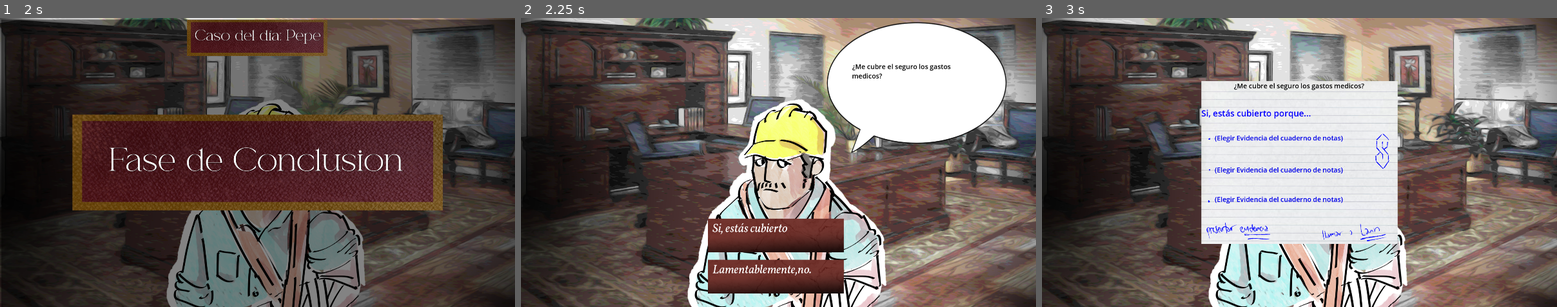
Above: before the commit, frames 1-3 (left to right).
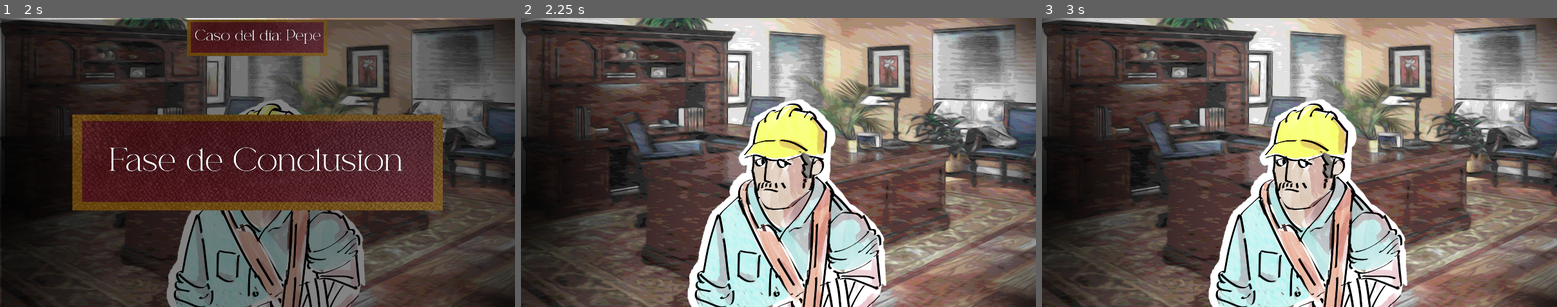
Above: after the commit, the same moments.

Repository: lena-agrimensora/maria-tapias
Game: Godot game, scene res://scenes/conclusion_phase.tscn
The game is run twice, just before and just after one commit, with the same random seed, the same clock (stepped at 60 frames per second) and the same inputs. This scene is started directly instead of the project's main scene.
Inputs (mouse positions are in pixels of both pictures, inside the frame that each line leads up to):
- Up to frame 1 (2 s): tap Enter at 0.5 s; move the mouse to (370, 148) at 0.52 s; tap Space at 1.25 s; move the mouse to (154, 176) at 1.27 s
- Up to frame 2 (2.25 s): tap Enter at 2 s; move the mouse to (830, 98) at 2.02 s
- Up to frame 3 (3 s): click (1232, 220) at 2.75 s, where only the run before the commit has a clickable "Si, estás cubierto"

Frame 1 is identical in both runs. In frame 2, 18% of the frame differs, in the area x 36-95%, y 1-96%; in frame 3, 19%, in the area x 30-70%, y 21-79%.
Error after the commit: Attempt to call function 'enable_buttons' in base 'null instance' on a null instance. (res://scripts/conclusions_manager.gd:23)

Commit message:
Evidence picker updates
-Picker de evidencias
-Evidencias se quitan del cuaderno de notas
-Evidencias se pueden remover de la hoja de conclusiones

Diff:
--- /dev/null
+++ b/scenes/evidence_label.tscn
@@ -0,0 +1,33 @@
+[gd_scene load_steps=2 format=3 uid="uid://bm7vyn6uoeykt"]
+
+[ext_resource type="Script" uid="uid://d3ljn1almft37" path="res://scenes/remove_evidence.gd" id="1_2xlr5"]
+
+[node name="Evidence_Label" type="Label"]
+anchors_preset = -1
+anchor_left = 0.19000001
+anchor_top = 0.485
+anchor_right = 0.91700006
+anchor_bottom = 0.545
+offset_left = -364.80002
+offset_top = -523.8
+offset_right = -364.72473
+offset_bottom = -523.9832
+theme_override_colors/font_color = Color(0, 0, 0.91764706, 1)
+theme_override_font_sizes/font_size = 25
+text = "(Elegir Evidencia del cuaderno de notas)"
+
+[node name="Remove_Ev1" type="Button" parent="."]
+layout_mode = 1
+anchors_preset = -1
+anchor_left = 0.93600005
+anchor_top = -0.105000004
+anchor_right = 1.0
+anchor_bottom = 0.67300004
+offset_left = -0.23779297
+offset_top = -0.026207924
+offset_right = 1.6490479
+offset_bottom = 0.012756348
+text = "X"
+script = ExtResource("1_2xlr5")
+
+[connection signal="pressed" from="Remove_Ev1" to="Remove_Ev1" method="_on_pressed"]
--- a/scenes/evidence_picker.gd
+++ /dev/null
@@ -1,14 +0,0 @@
-class_name EvidencePicker
-extends Control
-
-@onready var q_label = $CanvasLayer/TextureRect/Q_Label
-@onready var a_label = $CanvasLayer/TextureRect/A_Label
-@onready var ev_label1 = $CanvasLayer/TextureRect/Evidence_Label
-@onready var ev_label2 = $CanvasLayer/TextureRect/Evidence_Label2
-@onready var ev_label3 = $CanvasLayer/TextureRect/Evidence_Label3
-
-
-func setup (q_text: String, a_text: String) -> void:
-	q_label.text = q_text
-	a_label.text = a_text + " porque... "
-	pass
--- a/scenes/evidence_picker.tscn
+++ b/scenes/evidence_picker.tscn
@@ -1,15 +1,21 @@
-[gd_scene load_steps=3 format=3 uid="uid://d4ld1i5wvhmw7"]
+[gd_scene load_steps=4 format=3 uid="uid://d4ld1i5wvhmw7"]
 
-[ext_resource type="Texture2D" uid="uid://b5rx6fewh3ys4" path="res://assets/evidence picker.png" id="1_2o64w"]
-[ext_resource type="Script" uid="uid://cp7f8u0w4qojv" path="res://scenes/evidence_picker.gd" id="1_unyu2"]
+[ext_resource type="Script" uid="uid://cp7f8u0w4qojv" path="res://scripts/evidence_picker.gd" id="1_unyu2"]
+[ext_resource type="Texture2D" uid="uid://dwrwjqbpxtl37" path="res://assets/note_book_conclusion_page_texture.png" id="2_unyu2"]
+[ext_resource type="Script" uid="uid://dn5pjoyxkd8hi" path="res://scripts/confirm_button.gd" id="3_hb7qg"]
 
 [node name="EvidencePicker" type="Control"]
 layout_mode = 3
 anchors_preset = 15
 anchor_right = 1.0
 anchor_bottom = 1.0
+offset_left = 194.0
+offset_top = 11.0
+offset_right = 194.0
+offset_bottom = 11.0
 grow_horizontal = 2
 grow_vertical = 2
+scale = Vector2(1, 1.0152768)
 script = ExtResource("1_unyu2")
 
 [node name="CanvasLayer" type="CanvasLayer" parent="."]
@@ -20,26 +26,44 @@
 anchor_top = 0.5
 anchor_right = 0.5
 anchor_bottom = 0.5
-offset_left = -366.0
-offset_top = -305.0
-offset_right = 366.0
-offset_bottom = 305.0
+offset_left = -357.0
+offset_top = -470.0
+offset_right = 843.0
+offset_bottom = 1191.0
 grow_horizontal = 2
 grow_vertical = 2
-texture = ExtResource("1_2o64w")
+scale = Vector2(0.606321, 0.5729983)
+texture = ExtResource("2_unyu2")
+
+[node name="Client_Label" type="Label" parent="CanvasLayer/TextureRect"]
+layout_mode = 1
+anchors_preset = -1
+anchor_left = 0.42200002
+anchor_top = 0.059000004
+anchor_right = 0.669
+anchor_bottom = 0.113000005
+offset_left = -0.0675354
+offset_top = -0.2674713
+offset_right = 0.4050293
+offset_bottom = 0.7892456
+theme_override_colors/font_color = Color(0, 0, 0, 1)
+theme_override_font_sizes/font_size = 45
+text = "Rogelio"
 
 [node name="Q_Label" type="Label" parent="CanvasLayer/TextureRect"]
 layout_mode = 1
 anchors_preset = -1
-anchor_right = 0.9990001
-anchor_bottom = 0.09200001
-offset_top = 1.0
-offset_right = -0.2680664
-offset_bottom = -0.12000275
+anchor_left = 0.42700002
+anchor_top = 0.19500001
+anchor_right = 0.97700006
+anchor_bottom = 0.23500001
+offset_left = 0.5296631
+offset_top = 0.71328735
+offset_right = 0.24621582
+offset_bottom = 0.5911255
 theme_override_colors/font_color = Color(0, 0, 0, 1)
 theme_override_font_sizes/font_size = 25
 text = "¿Me cubre la obra social los gastos medicos??fffffffff"
-horizontal_alignment = 1
 autowrap_mode = 3
 
 [node name="A_Label" type="Label" parent="CanvasLayer/TextureRect"]
@@ -48,56 +72,63 @@
 anchor_top = 0.16100001
 anchor_right = 0.9990001
 anchor_bottom = 0.38000003
-offset_top = -0.21000671
-offset_right = -0.2680664
-offset_bottom = 0.19998169
+offset_left = 615.1857
+offset_top = 156.664
+offset_right = -54.191772
+offset_bottom = -81.440186
 theme_override_colors/font_color = Color(0.022586571, 0, 1.3294628, 1)
 theme_override_font_sizes/font_size = 32
 text = "Si, definitivamente te cubre el seguro porque..."
 autowrap_mode = 3
 clip_text = true
 
-[node name="Evidence_Label" type="Label" parent="CanvasLayer/TextureRect"]
+[node name="Evidence1_Placeholder" type="Label" parent="CanvasLayer/TextureRect"]
+layout_mode = 0
+offset_left = 234.1994
+offset_top = 808.03033
+offset_right = 1012.1994
+offset_bottom = 863.03033
+theme_override_colors/font_color = Color(0.15686275, 0.22352941, 0.92941177, 1)
+theme_override_font_sizes/font_size = 40
+text = "(Elegir evidencia del Cuaderno de Notas)"
+
+[node name="Evidence2_Placeholder" type="Label" parent="CanvasLayer/TextureRect"]
+layout_mode = 0
+offset_left = 240.79657
+offset_top = 982.5509
+offset_right = 1018.7966
+offset_bottom = 1037.5509
+theme_override_colors/font_color = Color(0.15686275, 0.22352941, 0.92941177, 1)
+theme_override_font_sizes/font_size = 40
+text = "(Elegir evidencia del Cuaderno de Notas)"
+
+[node name="Evidence3_Placeholder" type="Label" parent="CanvasLayer/TextureRect"]
+layout_mode = 0
+offset_left = 240.79657
+offset_top = 1165.7975
+offset_right = 1018.7966
+offset_bottom = 1220.7975
+theme_override_colors/font_color = Color(0.15686275, 0.22352941, 0.92941177, 1)
+theme_override_font_sizes/font_size = 40
+text = "(Elegir evidencia del Cuaderno de Notas)"
+
+[node name="Confirm_Button" type="Button" parent="CanvasLayer/TextureRect"]
+visible = false
 layout_mode = 1
 anchors_preset = -1
-anchor_left = 0.068
-anchor_top = 0.321
-anchor_right = 0.84300005
-anchor_bottom = 0.45200002
-offset_left = 0.22399902
-offset_top = 0.18998718
-offset_right = -0.076049805
-offset_bottom = 0.27999878
-theme_override_colors/font_color = Color(0, 0, 0.91764706, 1)
-theme_override_font_sizes/font_size = 25
-text = "(Elegir Evidencia del cuaderno de notas)"
+anchor_left = 0.30900002
+anchor_top = 0.80600005
+anchor_right = 0.75200003
+anchor_bottom = 0.88500005
+offset_left = 0.29058838
+offset_top = -0.1932373
+offset_right = -0.23754883
+offset_bottom = -0.5218506
+theme_override_colors/font_color = Color(1, 1, 1, 1)
+theme_override_colors/font_focus_color = Color(0.7335801, 0.3942049, 0.6220363, 1)
+theme_override_font_sizes/font_size = 33
+disabled = true
+text = "Confirmar"
+script = ExtResource("3_hb7qg")
 
-[node name="Evidence_Label2" type="Label" parent="CanvasLayer/TextureRect"]
-layout_mode = 1
-anchors_preset = -1
-anchor_left = 0.068
-anchor_top = 0.321
-anchor_right = 0.84300005
-anchor_bottom = 0.45200002
-offset_left = 0.22399902
-offset_top = 119.18999
-offset_right = -0.076049805
-offset_bottom = 119.28
-theme_override_colors/font_color = Color(0, 0, 0.91764706, 1)
-theme_override_font_sizes/font_size = 25
-text = "(Elegir Evidencia del cuaderno de notas)"
-
-[node name="Evidence_Label3" type="Label" parent="CanvasLayer/TextureRect"]
-layout_mode = 1
-anchors_preset = -1
-anchor_left = 0.068
-anchor_top = 0.321
-anchor_right = 0.84300005
-anchor_bottom = 0.45200002
-offset_left = 0.22399902
-offset_top = 229.18999
-offset_right = -0.076049805
-offset_bottom = 229.28
-theme_override_colors/font_color = Color(0, 0, 0.91764706, 1)
-theme_override_font_sizes/font_size = 25
-text = "(Elegir Evidencia del cuaderno de notas)"
+[connection signal="pressed" from="CanvasLayer/TextureRect/Confirm_Button" to="CanvasLayer/TextureRect/Confirm_Button" method="_on_pressed"]
--- a/scenes/note_item.tscn
+++ b/scenes/note_item.tscn
@@ -11,6 +11,7 @@
 offset_bottom = 8.536001
 grow_horizontal = 2
 grow_vertical = 2
+disabled = true
 script = ExtResource("1_okocb")
 
 [connection signal="pressed" from="." to="." method="_on_pressed"]
--- /dev/null
+++ b/scenes/remove_evidence.gd
@@ -0,0 +1,10 @@
+class_name RemoveEvidenceButton
+extends Button
+
+@onready var ev_label : Node = get_parent()
+
+
+func _on_pressed() -> void:
+	print("Tengo un interesantisimo ev label: ", ev_label)
+	ev_label.hide()
+	pass
--- a/scripts/conclusions_manager.gd
+++ b/scripts/conclusions_manager.gd
@@ -11,13 +11,16 @@
 
 @onready var evidence_picker_panel: PackedScene = preload("res://scenes/evidence_picker.tscn")
 @onready var npc_answer_bubble    : PackedScene = preload("res://scenes/npc_answer.tscn")
+@onready var notes_sidebar = $"/root/NotesPanel"
 
 @export var player_buttons : Array[Button]
+
 
 func _ready() -> void:
 	npc_questions = Dialogue_Loader.all_npc_questions[character_name]
 	conclusions   = Dialogue_Loader.all_player_conclusions
 	await get_tree().create_timer(2.0).timeout
+	notes_sidebar.enable_buttons()
 	get_npc_question()
 	pass
 
@@ -49,10 +52,7 @@
 	pass
 
 func handle_player_response(args: Array) -> void:
-	print("recibi increibles args: ", args)
-	print("Y tenia la sig pregunta: ", current_question)
 	var display_answer = args[3]
-	#TODO: convertir en Dict?
 	if args[1] == current_question.id and args[2] == "true":
 		instantiate_evaluator_panel(current_question.text_desc, display_answer)
 	elif args[1] == current_question.id and args[2] == "false":
@@ -61,7 +61,6 @@
 	pass
 
 func instantiate_evaluator_panel(q_text: String, a_text: String) -> void:
-	#TODO: obviamente hacer dinamico y en otra funcion
 	var npc_bubble   = get_node("/root/Main/ConclusionsManager/CanvasLayer")
 	var player_answ  = get_node("/root/Main/PlayerAnswer")
 	var player_answ2 = get_node("/root/Main/PlayerAnswer2")
@@ -70,5 +69,5 @@
 	player_answ2.hide()
 	var ev_picker_instance = evidence_picker_panel.instantiate()
 	get_tree().root.add_child(ev_picker_instance)
-	ev_picker_instance.setup(q_text, a_text)
+	ev_picker_instance.setup(q_text, a_text, character_name)
 	pass
--- /dev/null
+++ b/scripts/confirm_button.gd
@@ -0,0 +1,7 @@
+class_name ConfirmButton
+extends Button
+
+
+func _on_pressed() -> void:
+	print("pipo")
+	pass
--- /dev/null
+++ b/scripts/evidence_picker.gd
@@ -0,0 +1,35 @@
+class_name EvidencePicker
+extends Control
+
+@onready var text_rect             = $CanvasLayer/TextureRect
+@onready var q_label               = $CanvasLayer/TextureRect/Q_Label
+@onready var a_label               = $CanvasLayer/TextureRect/A_Label
+@onready var char_label            = $CanvasLayer/TextureRect/Client_Label
+@onready var ev_placeholder_1      = $CanvasLayer/TextureRect/Evidence1_Placeholder
+@onready var ev_placeholder_2      = $CanvasLayer/TextureRect/Evidence2_Placeholder
+@onready var ev_placeholder_3      = $CanvasLayer/TextureRect/Evidence3_Placeholder
+@onready var confirm_button = $CanvasLayer/TextureRect/Confirm_Button
+var evidence_dict : Dictionary = {}
+@onready var ev_label_scene : PackedScene = preload("res://scenes/evidence_label.tscn")
+
+func setup (q_text: String, a_text: String, char_name: String) -> void:
+	q_label.text = q_text
+	a_label.text = a_text + " porque... "
+	char_label.text = char_name
+	evidence_dict = {
+		"Evidence1_Placeholder" : ev_placeholder_1,
+		"Evidence2_Placeholder" : ev_placeholder_2,
+		"Evidence3_Placeholder" : ev_placeholder_3,
+		}
+	pass
+
+func instantiate_evidence(label_name_ref: String, label_text: String):
+	print("Recibi increible: ", label_name_ref)
+	var ev_label_instance = ev_label_scene.instantiate()
+	ev_label_instance.text = label_text
+	var target_ev_placeholder = evidence_dict[label_name_ref]
+	var new_pos = target_ev_placeholder.position
+	target_ev_placeholder.hide()
+	text_rect.add_child(ev_label_instance)
+	ev_label_instance.position = new_pos
+	pass
--- a/scripts/note_item.gd
+++ b/scripts/note_item.gd
@@ -11,6 +11,8 @@
 
 var dragging = false
 var drag_offset = Vector2()
+
+signal note_item_pressed(note_id)
 
 func _ready() -> void:
 	self.mouse_entered.connect(_on_button_hovered)
@@ -62,4 +64,19 @@
 	tooltip_bg.visible = false
 
 func _on_pressed() -> void:
-	print("test: ", display_text)
+	var evidence_picker = get_node("/root/EvidencePicker")
+	if evidence_picker:
+		print("Increíble, puedo pingear ", evidence_picker)
+		print("test: ", display_text)
+
+		var labels = evidence_picker.get_node("CanvasLayer/TextureRect").get_children()
+
+		for label in labels:
+			print(label.name)
+			if label.name.begins_with("Evidence") and label.text == "(Elegir evidencia del Cuaderno de Notas)" and label.visible:
+				evidence_picker.instantiate_evidence(label.name, display_text)
+				note_item_pressed.emit(display_text)
+				if(evidence_picker.confirm_button.visible == false):
+					evidence_picker.confirm_button.visible = true
+					evidence_picker.confirm_button.disabled = false
+				break
--- a/scripts/notes_sidebar.gd
+++ b/scripts/notes_sidebar.gd
@@ -44,3 +44,19 @@
 	notes_button.modulate = Color(0.388, 0.523, 0.857, 1.0)
 	await get_tree().create_timer(0.3).timeout
 	notes_button.modulate = Color(1.0, 1.0, 1.0, 1.0)
+
+	note_instance.connect("note_item_pressed", clear_note_item)
+
+func enable_buttons() -> void:
+	var notes_container = get_node("VBoxContainer")
+	for note in notes_container.get_children():
+		note.disabled = false
+	pass
+
+func clear_note_item(params):
+	for child in notes_list.get_children():
+		print(child)
+		if child.display_text == params:
+			child.queue_free()
+	print("awoo: ", params )
+	pass
--- a/scripts/npc_answer.gd
+++ b/scripts/npc_answer.gd
@@ -3,6 +3,7 @@
 
 var evidences          : Array = []
 var npc_answers        : Array = []
+var character_name     : String
 var current_evidence_id: String
 
 @onready var rich_text_label: RichTextLabel = $MarginContainer/RichTextLabel
Binary file added: assets/note_book_conclusion_page_texture.png
Not shown, added: assets/note_book_conclusion_page_texture.png.import
Not shown, added: scenes/remove_evidence.gd.uid
Not shown, added: scripts/confirm_button.gd.uid
Renamed: scenes/evidence_picker.gd.uid -> scripts/evidence_picker.gd.uid
